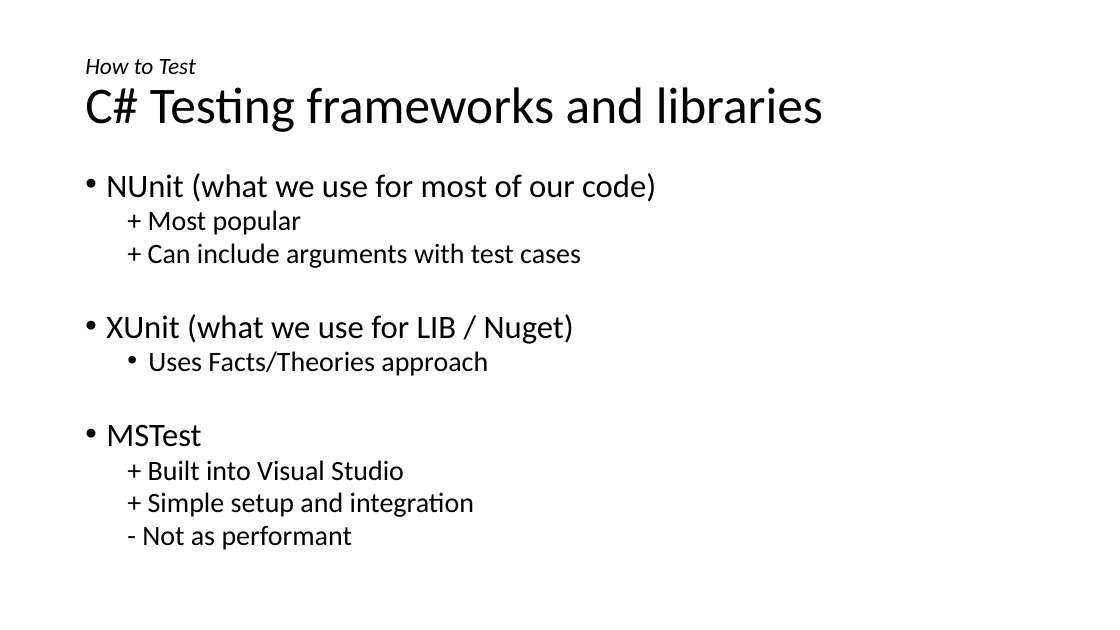
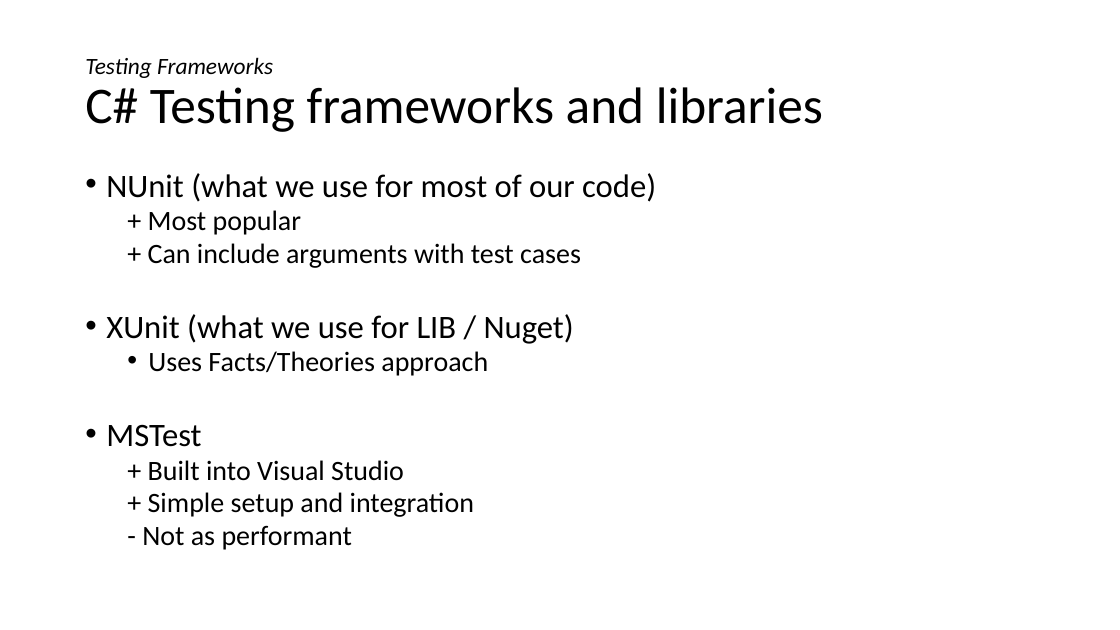
Before and after one commit to dnllowe/testing-presentation, a slide deck: slide 22 of testing-presentation.pptx (slide 18 before the commit). Drawn at 1120x630 pixels with LibreOffice and Linux fonts; fonts in the diff are those of the drawing. Boxes give left, top, right and bottom in pixels: in the first picture for what was removed or moved away, otherwise in the second. Text is boxed around its words. In the diff, an @@ line names an element or a change of style, - is before the commit and + after.

```diff
--- a/testing-presentation.pptx
+++ b/testing-presentation.pptx
@@ title at [85,57,823,132]: text changed @@
-How to Test
-C# Testing frameworks and libraries
+Testing Frameworks
+C# Testing frameworks and libraries
```
Also in this commit, not shown: 6 other slides changed, 8 slides added, 6 other files.
